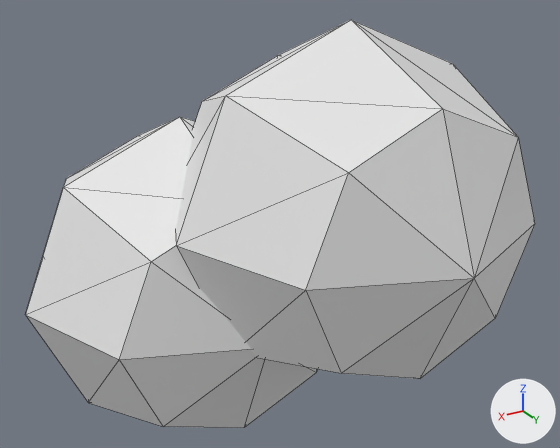
A saved change to the OBJ model assets/models/acid_grape.obj.
One viewpoint serves both versions: a 50 mm camera at (0.584, 1.002, 0.548) aimed at (0.029, 0.077, 0.085). The lights are fixed; the arrows at lower right show +X, +Y and +Z. The first picture is the older version. Mesh edges are drawn as thin lines. Where no turn or scale is listed for an object, it has been applied to the vertices. Vertices at exactly the same position are counted once.

The first picture shows 'acid_grape'.
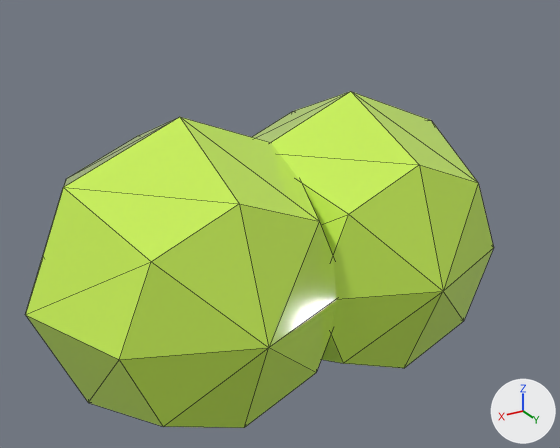
Where the change shows, as pixel boxes [x1, y1, x2, y2] in the pictures (560 x 448 px):
'acid_grape', reshaped (8% narrower, 17% shorter)
    before: [25, 20, 535, 428]
    after: [25, 91, 494, 428]
part 1 of me_acid_grape, deleted
    before: [175, 20, 535, 379]
part 2 of me_acid_grape, recoloured (white to green)
    before: [25, 117, 318, 428]
    after: [25, 91, 494, 428]

Diff of the bpy script that builds the scene:
```diff
--- a/assets/models/acid_grape.obj.py
+++ b/assets/models/acid_grape.obj.py
@@ mat_acid_grape_mat @@
+mat_acid_grape_mat = principled_material('acid_grape_mat')
+mat_acid_grape_mat.base_color = (0.6, 0.9, 0.1)  # green #cbf359
+mat_acid_grape_mat.roughness = 0.078
@@ me_acid_grape @@
 # used by ob_acid_grape; location = (0.0, 0.0, 0.0)
-me_acid_grape.from_pydata(...)  # 78 vertices, 144 faces; spans x -0.4..0.4, y -0.25..0.45, z -0.25..0.4
+me_acid_grape.from_pydata(...)  # 52 vertices, 96 faces; spans x -0.4..0.4, y -0.25..0.25, z -0.25..0.25
+# me_acid_grape part 1: the loose piece of 26 vertices spanning x -0.25..0.25, y -0.05..0.45, z -0.1..0.4 is deleted
+# me_acid_grape part 2: 96 faces spanning x -0.4..0.4, y -0.25..0.25, z -0.25..0.25 switch from no material to mat_acid_grape_mat (green #cbf359)
```
